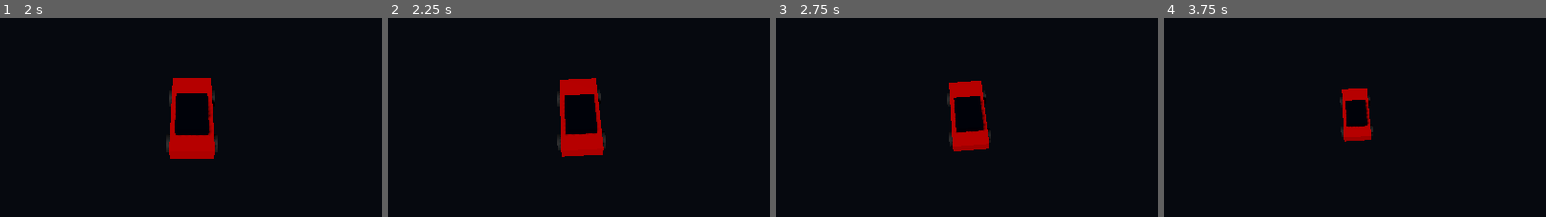
Above: before the commit, frames 1-4 (left to right).
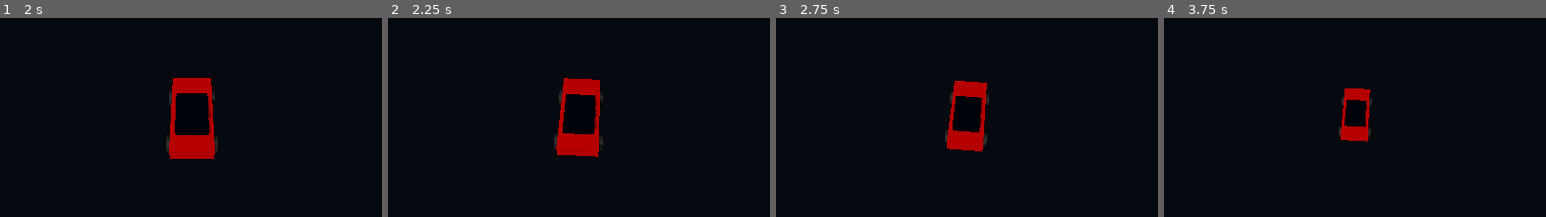
Above: after the commit, the same moments.

Repository: rustamreket2008-boop/SHADOW-GT
Game: Godot game, scene res://scenes/Main.tscn
The game is run twice, just before and just after one commit, with the same random seed, the same clock (stepped at 60 frames per second) and the same inputs.
Inputs:
- Up to frame 1 (2 s): hold D (steer_right) 0.53-1.28 s; tap C (change_camera) at 0.6 s; hold S (reverse) from 1.28 s (still down); tap N (nitro) at 1.35 s
- Up to frame 2 (2.25 s): release S (reverse) at 2.03 s; hold D (steer_right) from 2.03 s (still down); tap C (change_camera) at 2.1 s
- Up to frame 3 (2.75 s): keep holding D (steer_right)
- Up to frame 4 (3.75 s): release D (steer_right) at 2.78 s; hold W (accelerate) 2.78-3.53 s; tap N (nitro) at 2.85 s; hold A (steer_left) from 3.53 s (still down); tap C (change_camera) at 3.6 s
The pictures show only the part of the screen within x 25-75%, y 23-73%; the shares and areas given below are measured in that part.

Frame 1 is identical in both runs. In frame 2, 0.9% of the frame differs, in the area x 43-57%, y 30-70%; in frame 3, 1.0%, in the area x 44-57%, y 31-67%; in frame 4, 0.6%.

Commit message:
Refactor input handling and movement logic
Refactor CarController.gd to improve readability and structure.

Diff:
--- a/scripts/CarController.gd
+++ b/scripts/CarController.gd
@@ -19,11 +19,13 @@
 
 
 func _physics_process(delta: float) -> void:
-    var throttle := Input.get_action_strength("accelerate")
-    var reverse := Input.get_action_strength("reverse")
-    var steering := Input.get_axis(
-        "steer_right",
-        "steer_left"
+    var throttle: float = Input.get_action_strength("accelerate")
+    var reverse: float = Input.get_action_strength("reverse")
+
+    # Steering: A = left, D = right
+    var steering: float = Input.get_axis(
+        "steer_left",
+        "steer_right"
     )
 
     # Acceleration and reverse
@@ -38,7 +40,7 @@
             drag * delta
         )
 
-    # Braking
+    # Brake
     if Input.is_action_pressed("brake"):
         current_speed = move_toward(
             current_speed,
@@ -46,6 +48,7 @@
             brake_power * delta
         )
 
+    # Speed limits
     current_speed = clampf(
         current_speed,
         -reverse_speed,
@@ -54,28 +57,26 @@
 
     # Steering
     if absf(current_speed) > 0.1:
-        var speed_factor := clampf(
+        var speed_factor: float = clampf(
             absf(current_speed) / max_speed,
             0.25,
             1.0
         )
 
-        var steering_direction := signf(current_speed)
-
         rotate_y(
             steering
             * steering_speed
             * speed_factor
-            * steering_direction
+            * signf(current_speed)
             * delta
         )
 
-    # Movement
-    var forward := -global_transform.basis.z
-
+    # Forward movement
+    var forward: Vector3 = -global_transform.basis.z
     velocity.x = forward.x * current_speed
     velocity.z = forward.z * current_speed
 
+    # Gravity
     if not is_on_floor():
         velocity.y -= gravity * delta
     else:
@@ -83,10 +84,10 @@
 
     move_and_slide()
 
-    # Engine sound connection for later
+    # Engine sound
     if is_instance_valid(audio_manager):
-        var speed_ratio := absf(current_speed) / max_speed
-        var engine_power := maxf(
+        var speed_ratio: float = absf(current_speed) / max_speed
+        var engine_power: float = maxf(
             throttle,
             speed_ratio * 0.6
         )
